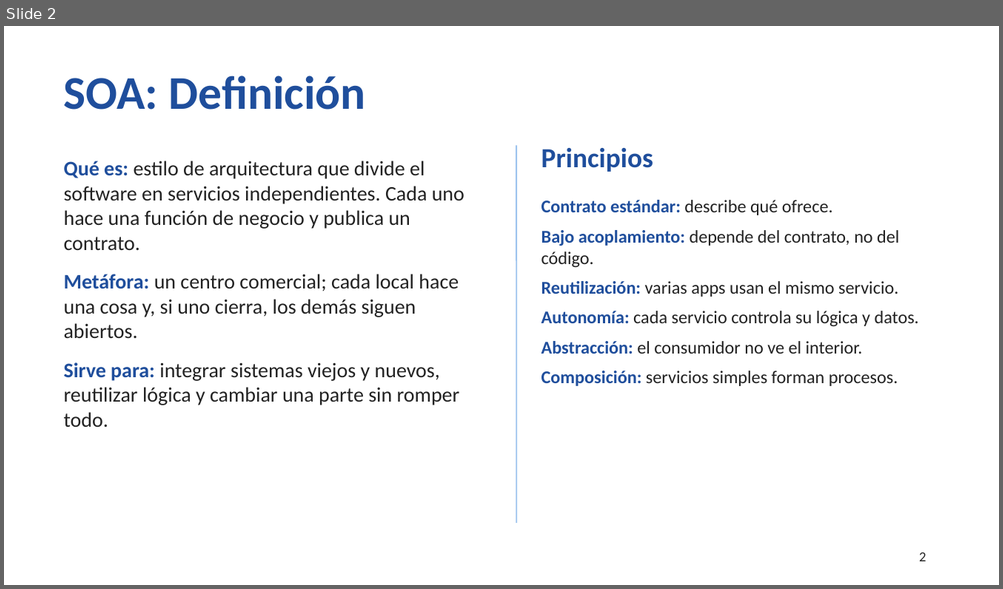
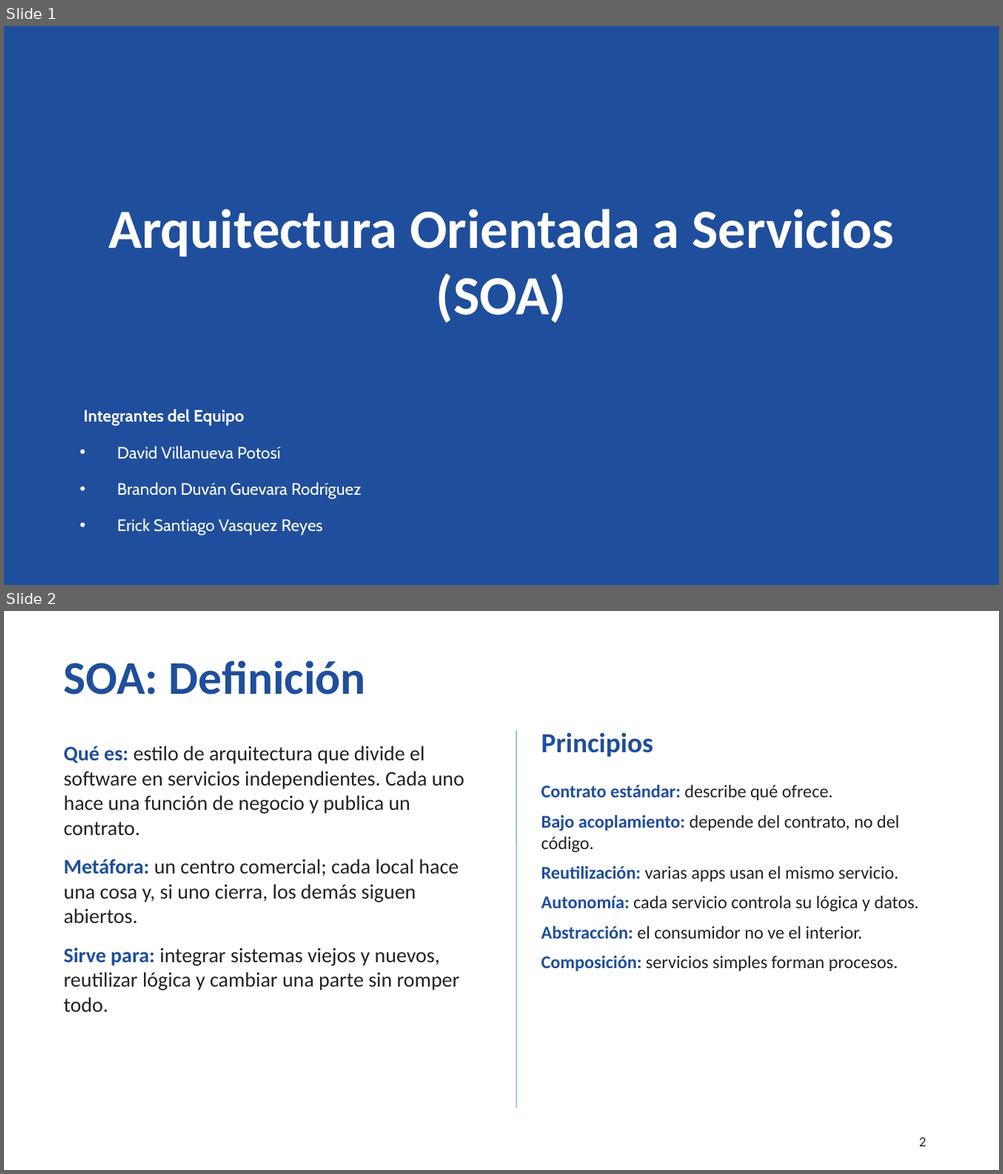
Before and after one commit to BrandonDuv033/Arquitectura-Orientada-a-Servicios-SOA-PatronesS, a slide deck: SOA_Observer_Mediator_estructura_separada.pptx. Shown one above the other, each under a label of ours: slide 2 before the commit, slides 1 and 2 after it. The pictures are 1003x589 and 1003x1174 pixels, drawn with LibreOffice and Linux fonts; fonts in the diff are those of the drawing. Boxes give left, top, right and bottom in pixels: in the first picture for what was removed or moved away, otherwise in the second. Text is boxed around its words. In the diff, an @@ line names an element or a change of style, - is before the commit and + after.

```diff
--- a/SOA_Observer_Mediator_estructura_separada.pptx
+++ b/SOA_Observer_Mediator_estructura_separada.pptx
@@ slide 1 added at [4, 26, 999, 585], background #1F4E9C @@
@@ title added at [108, 209, 894, 323], 40 pt, text #FFFFFF, bold @@
+Arquitectura Orientada a Servicios (SOA)
@@ text added at [83, 409, 361, 536], 12 pt, text #FFFFFF @@
+Integrantes del Equipo
+• David Villanueva Potosí
+• Brandon Duván Guevara Rodríguez
+• Erick Santiago Vasquez Reyes
```
Also in this commit, not shown: 1 slide changed, 1 slide removed.
